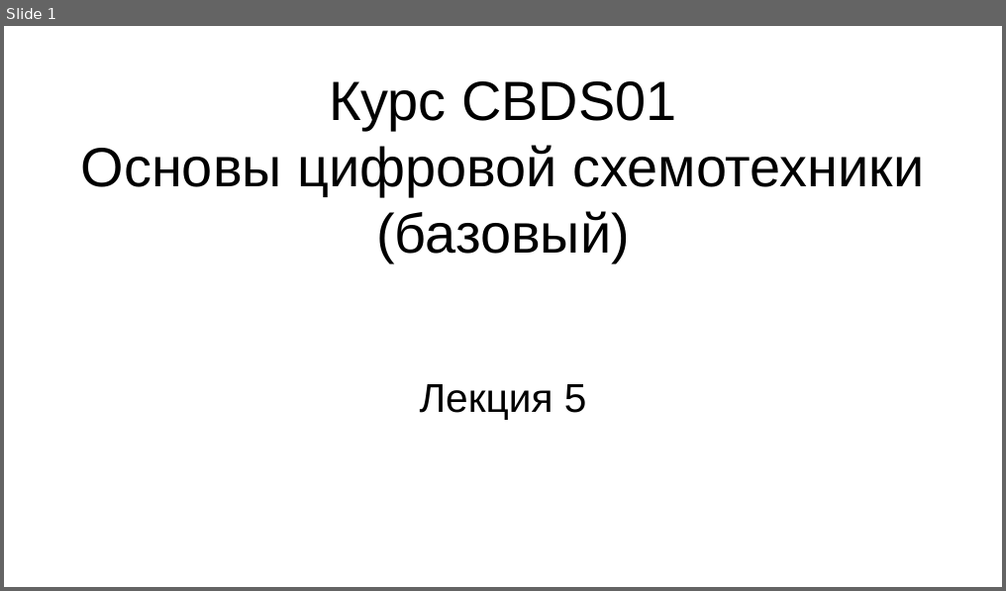
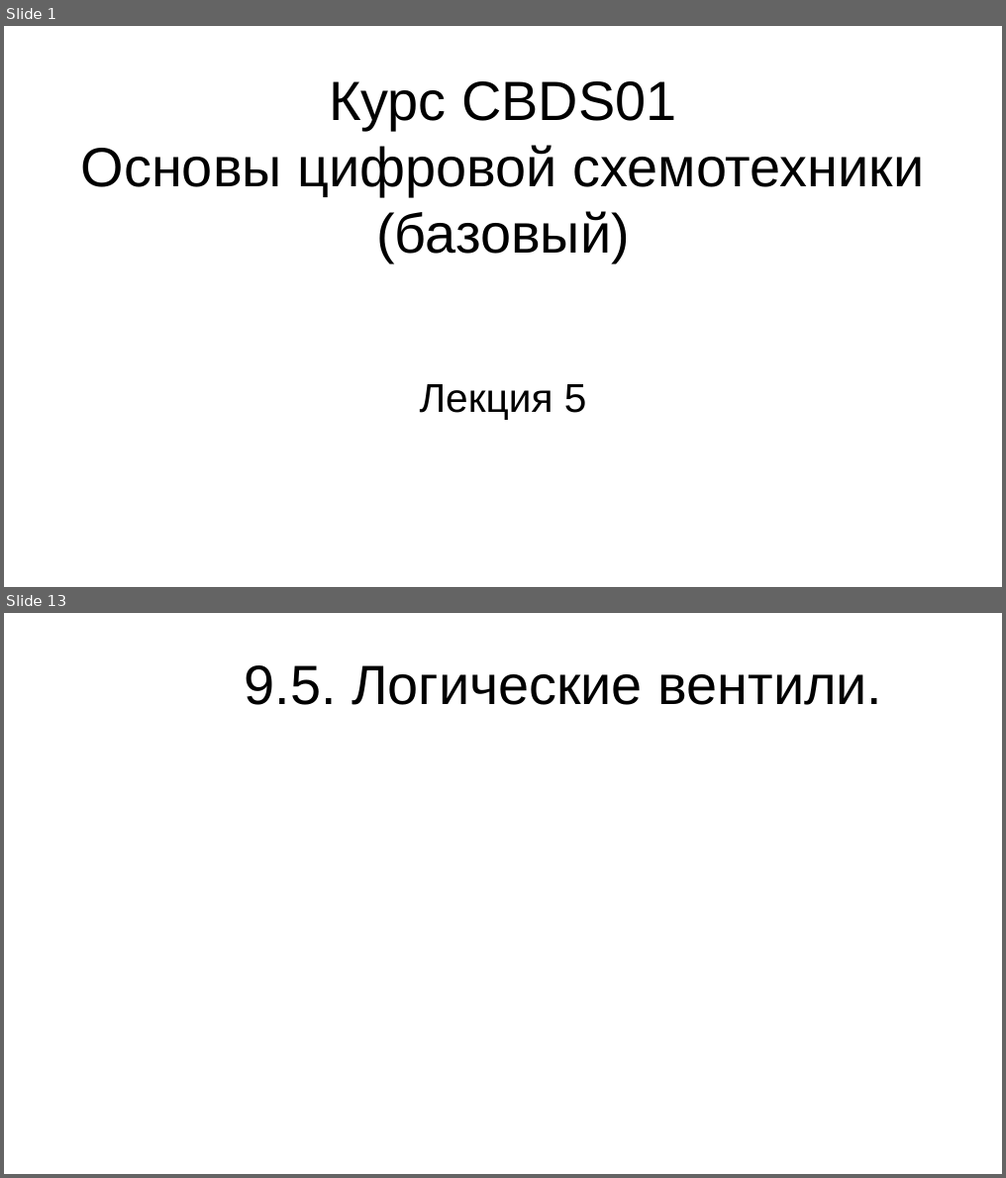
Before and after one commit to steelcraft/stud-lab, a slide deck: Лекции/СBDS01#L5.odp. Shown one above the other, each under a label of ours: slide 1 before the commit, slides 1 and 13 after it; the slides between them are not shown. The pictures are 1006x591 and 1006x1178 pixels, drawn with LibreOffice and Linux fonts; fonts in the diff are those of the drawing. Boxes give left, top, right and bottom in pixels: in the first picture for what was removed or moved away, otherwise in the second. Text is boxed around its words. In the diff, an @@ line names an element or a change of style, - is before the commit and + after.

```diff
--- a/Лекции/СBDS01#L5.odp
+++ b/Лекции/СBDS01#L5.odp
@@ slide 13 added at [4,613,1002,1174], background #FFFFFF @@
@@ title added at [245,665,882,705], 44 pt, text #000000 @@
+9.5. Логические вентили.
```
Also in this commit, not shown: 15 other slides added.
